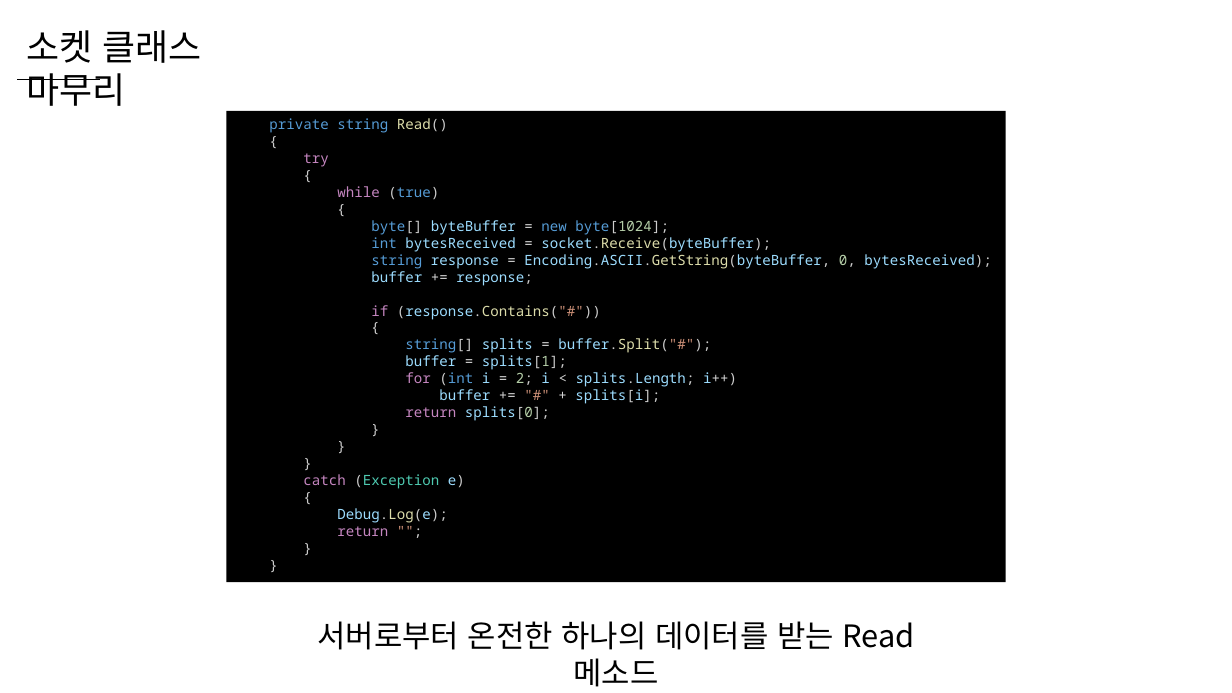
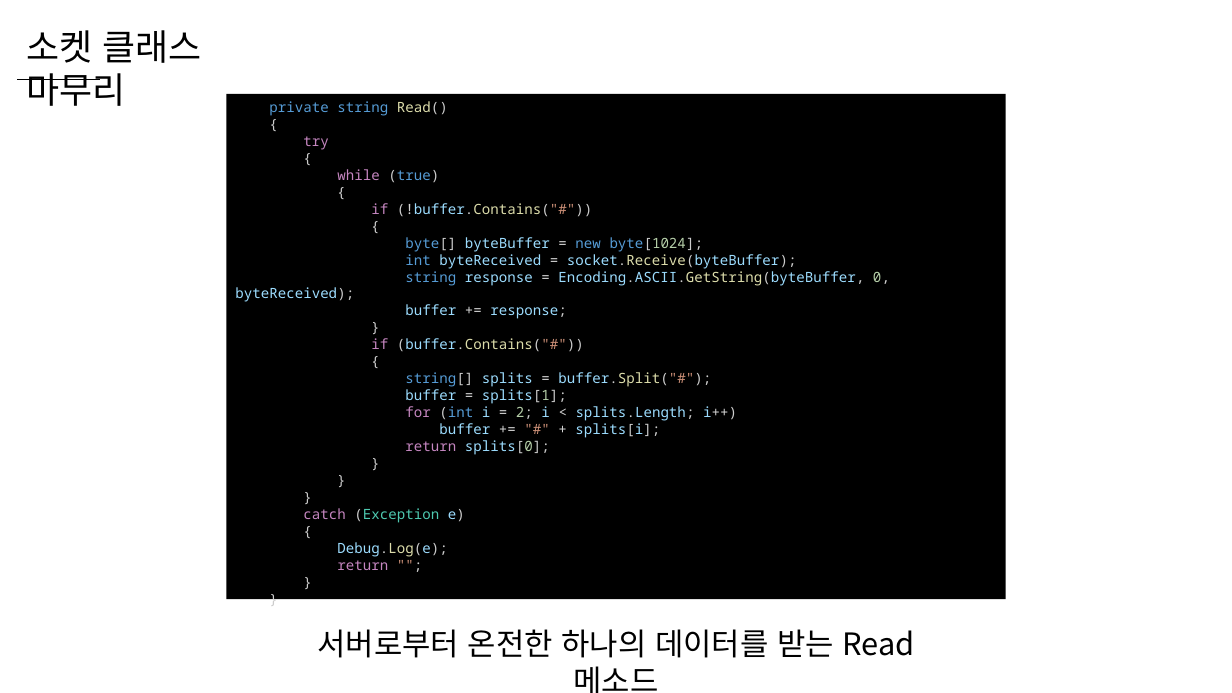
Before and after one commit to WooLyung/2023-Unity-Lecture, a slide deck: slide 35 of Day 2.pptx. Drawn at 1232x693 pixels with LibreOffice and Linux fonts; fonts in the diff are those of the drawing. Boxes give left, top, right and bottom in pixels: in the first picture for what was removed or moved away, otherwise in the second. Text is boxed around its words. In the diff, an @@ line names an element or a change of style, - is before the commit and + after.

```diff
--- a/Day 2.pptx
+++ b/Day 2.pptx
@@ rectangle "private string Read()": place and size @@
-rectangle "private string Read()" at [226,111,1006,582]
+rectangle "private string Read()" at [226,94,1006,600]
@@ text in rectangle at [371,203,592,217]: paragraphs added @@
+if (!buffer.Contains("#"))
+{
@@ text in rectangle at [235,251,890,302]: text changed @@
-int bytesReceived = socket.Receive(byteBuffer);
-string response = Encoding.ASCII.GetString(byteBuffer, 0, bytesReceived);
+int byteReceived = socket.Receive(byteBuffer);
+string response = Encoding.ASCII.GetString(byteBuffer, 0, byteReceived);
@@ text in rectangle at [371,338,584,352]: text changed; text colour #9CDCFE to #DCDCAA @@
-if (response.Contains("#"))
+}
+if (buffer.Contains("#"))
@@ text "서버로부터 온전한 하나의 데이터를 받는 ...": place and size @@
-text "서버로부터 온전한 하나의 데이터를 받는 ..." at [317,621,914,687]
+text "서버로부터 온전한 하나의 데이터를 받는 ..." at [317,629,914,693]
```
Also in this commit, not shown: 1 other slide changed, 24 other files.
